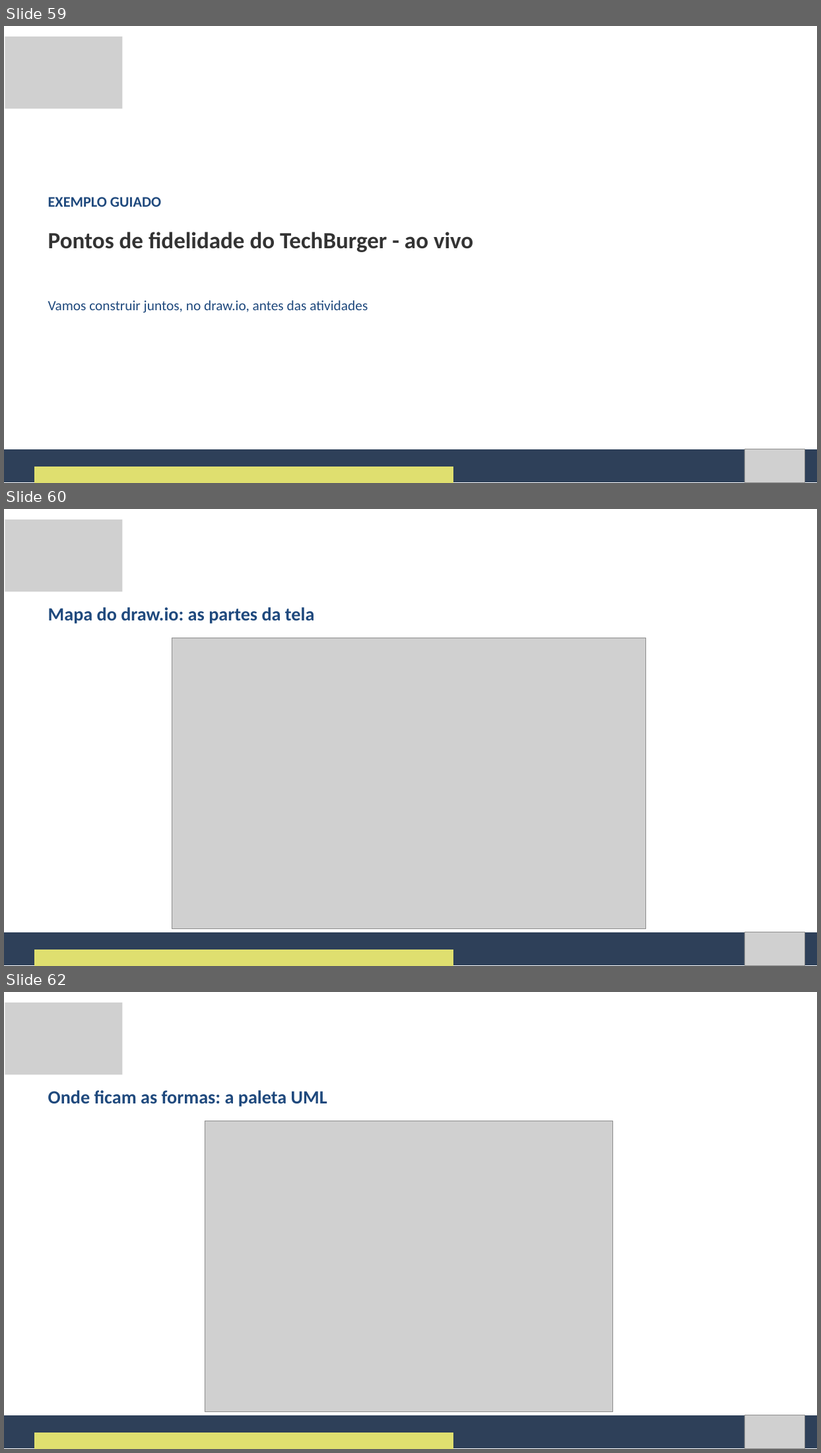
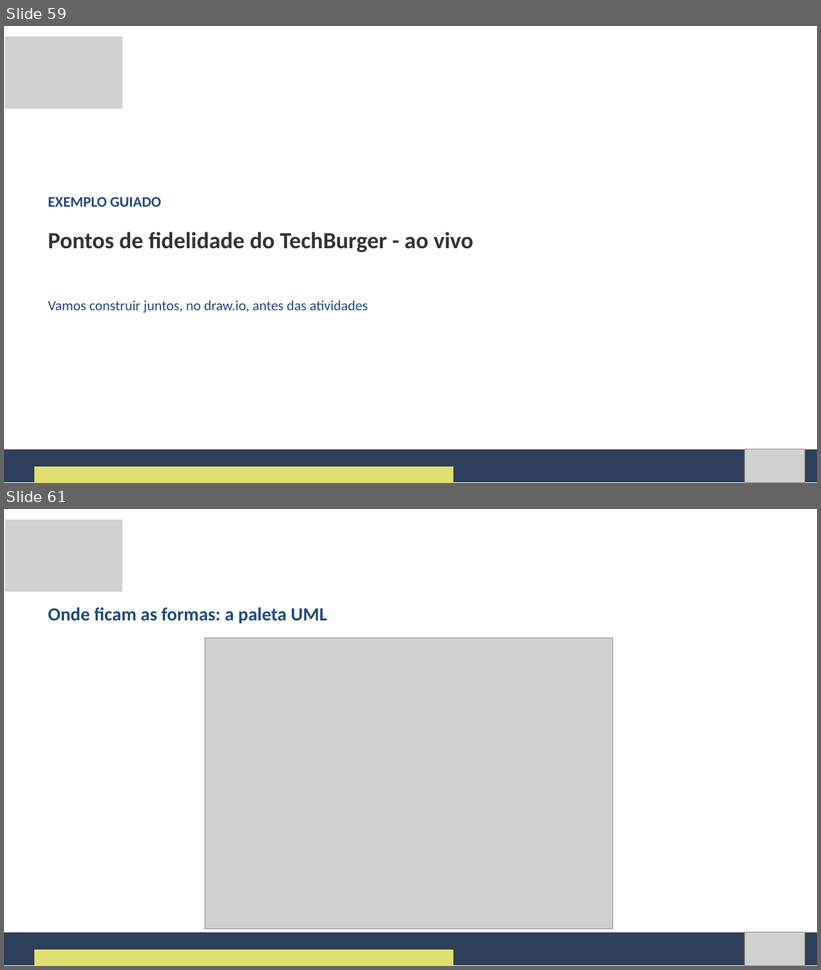
Before and after one commit to Natan20/Curso-Modelagem-De-Sistemas-Material, a slide deck: Aula 07 - 02-10-2026/Aula 7 - Slides.pptx. Shown one above the other, each under a label of ours: slides 59, 60 and 62 before the commit, slides 59 and 61 after it; the slides between them are not shown. The pictures are 821x1453 and 821x970 pixels, drawn with LibreOffice and Linux fonts; fonts in the diff are those of the drawing; grey boxes stand for pictures. Boxes give left, top, right and bottom in pixels: in the first picture for what was removed or moved away, otherwise in the second. Text is boxed around its words. In the diff, an @@ line names an element or a change of style, - is before the commit and + after.

```diff
--- a/Aula 07 - 02-10-2026/Aula 7 - Slides.pptx
+++ b/Aula 07 - 02-10-2026/Aula 7 - Slides.pptx
@@ slide 60 removed at <box>4,509,817,966</box>, background #FFFFFF @@
@@ picture removed at <box>5,520,122,592</box> @@
@@ text removed at <box>48,607,314,624</box> @@
-Mapa do draw.io: as partes da tela
@@ picture removed at <box>172,638,646,929</box> @@
@@ freeform shape removed at <box>4,933,817,966</box> @@
@@ picture removed at <box>745,932,805,966</box> @@
@@ freeform shape removed at <box>34,950,453,966</box> @@
@@ what was slide 62 is now slide 61 @@
```
Also in this commit, not shown: 9 slides changed.
